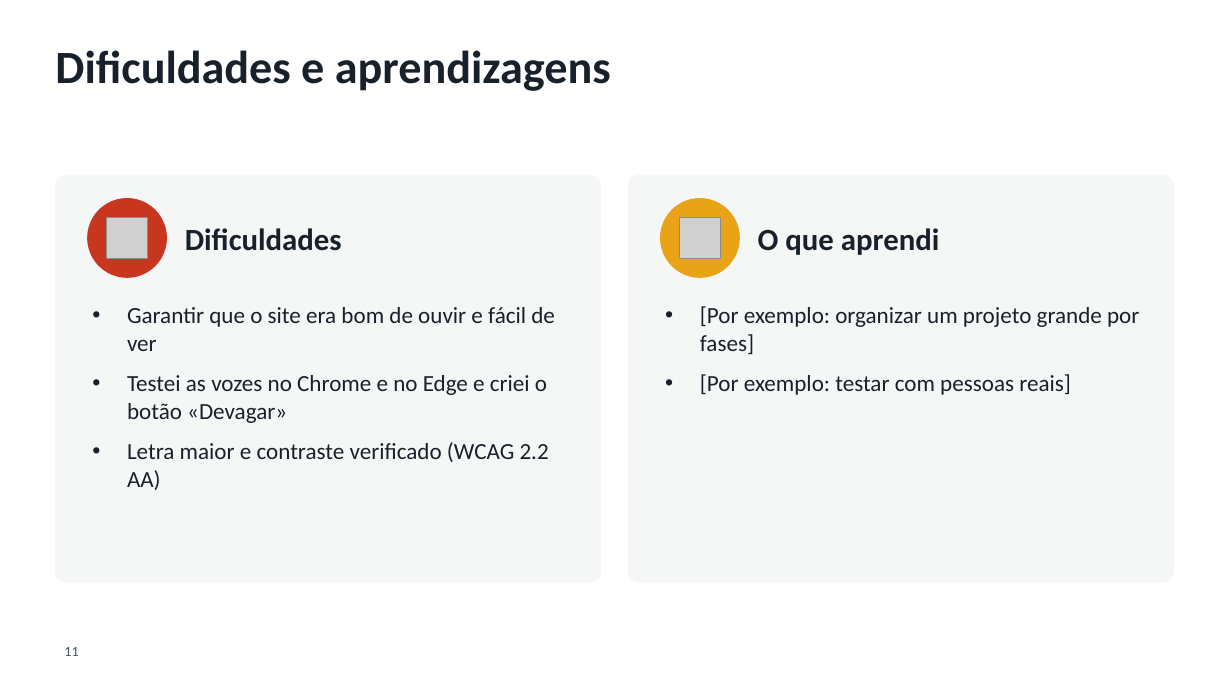
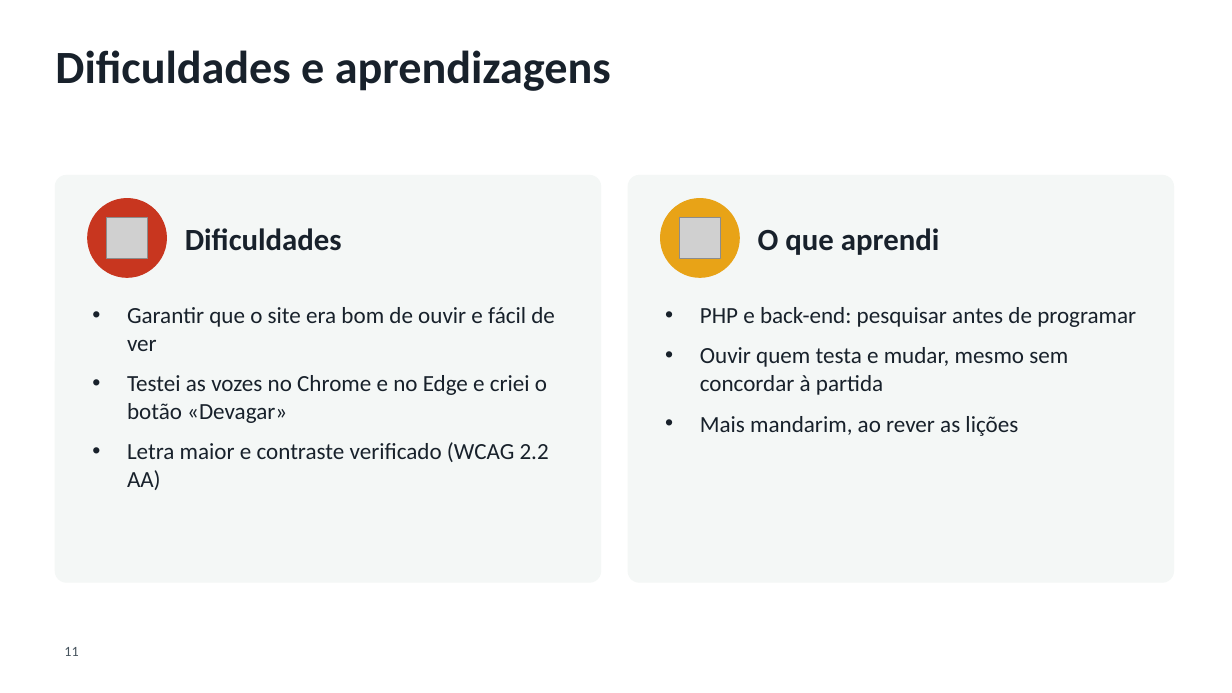
Before and after one commit to SCCPScar/MandarinCourse, a slide deck: slide 11 of docs/entregas/Apresentação - Chá.pptx. Drawn at 1232x693 pixels with LibreOffice and Linux fonts; fonts in the diff are those of the drawing; grey boxes stand for pictures; background and template pictures are left out. Boxes give left, top, right and bottom in pixels: in the first picture for what was removed or moved away, otherwise in the second. Text is boxed around its words. In the diff, an @@ line names an element or a change of style, - is before the commit and + after.

```diff
--- a/docs/entregas/Apresentação - Chá.pptx
+++ b/docs/entregas/Apresentação - Chá.pptx
@@ text at box(700, 307, 1136, 436): text changed @@
-• [Por exemplo: organizar um projeto grande por fases]
-• [Por exemplo: testar com pessoas reais]
+• PHP e back-end: pesquisar antes de programar
+• Ouvir quem testa e mudar, mesmo sem concordar à partida
+• Mais mandarim, ao rever as lições
```
Also in this commit, not shown: 7 other files.
